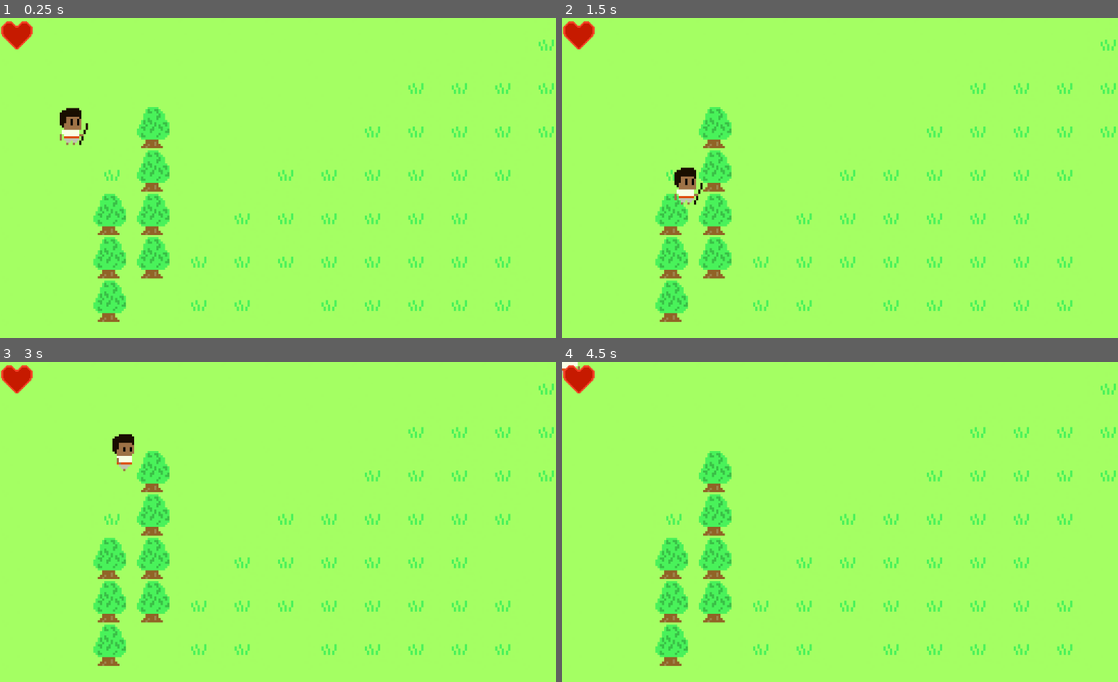
Above: before the commit, frames 1-4 (two rows, left to right).
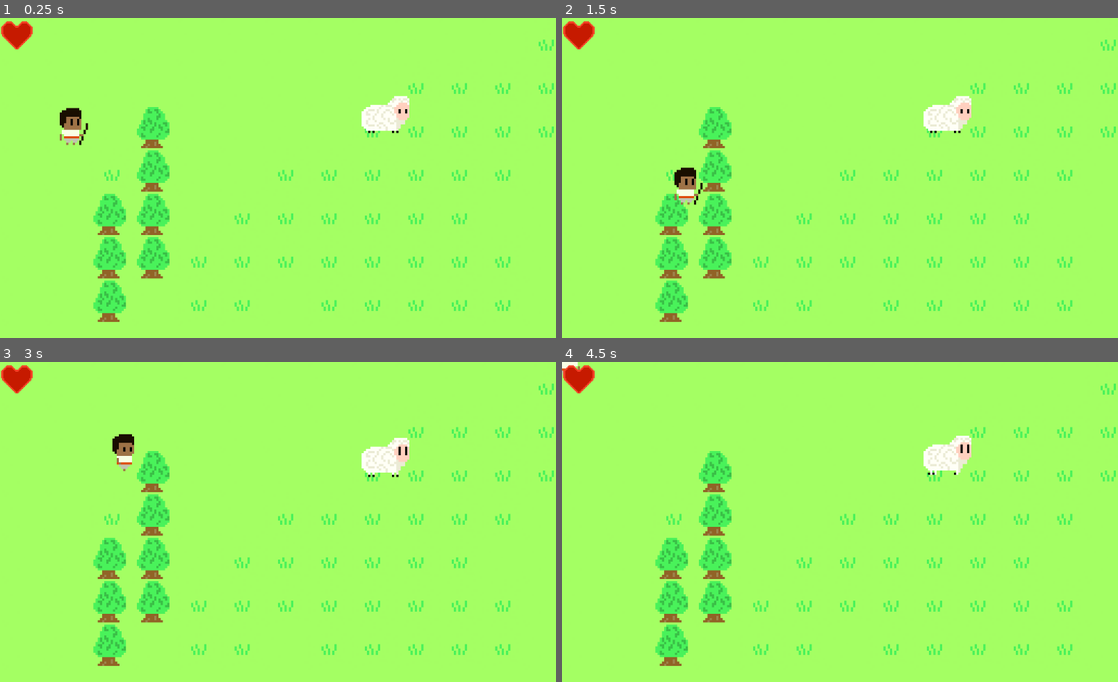
Above: after the commit, the same moments.

Repository: VitorDiasBode/Ludum-Dare-46
Game: Godot game, scene res://Test_Level.tscn
The game is run twice, just before and just after one commit, with the same random seed, the same clock (stepped at 60 frames per second) and the same inputs.
Inputs:
- Up to frame 1 (0.25 s): no input
- Up to frame 2 (1.5 s): hold D (move_right) 0.53-1.28 s; hold Shift (run) 0.53-1.28 s; tap Enter at 1.25 s; hold S (move_down) from 1.28 s (still down); tap Shift (run) at 1.35 s
- Up to frame 3 (3 s): release S (move_down) at 2.03 s; hold D (move_right) 2.03-2.78 s; hold Shift (run) 2.03-2.78 s; hold W (move_up) from 2.78 s (still down); tap Shift (run) at 2.85 s
- Up to frame 4 (4.5 s): release W (move_up) at 3.53 s; hold Shift (run) 3.53-4.28 s; hold A (move_left) from 3.53 s (still down); tap Space at 4.25 s; tap Shift (run) at 4.35 s

The runs differ from the first frame. In frame 1, 0.7% of the frame differs, in the area x 65-74%, y 24-37%; in frame 2, 0.7%; in frame 3, 0.8%; in frame 4, 0.8%, in the area x 65-74%, y 23-36%.

Commit message:
Sheep follow Behavior added

Diff:
--- a/Player/Player.gd
+++ b/Player/Player.gd
@@ -33,7 +33,6 @@
 	velocity = move_and_slide(velocity*speed)
 	set_animation()
 
-	print(speed)
 
 	if state == "idle":
 		speed = lerp(speed, 0, 0.5)
--- a/Player/Player.tscn
+++ b/Player/Player.tscn
@@ -41,7 +41,7 @@
 position = Vector2( 6.51608, -30.9514 )
 frames = SubResource( 2 )
 animation = "walk"
-frame = 2
+frame = 5
 playing = true
 
 [node name="Interface" type="CanvasLayer" parent="."]
@@ -49,7 +49,6 @@
 [node name="EnergyBar" type="TextureProgress" parent="Interface"]
 margin_right = 64.0
 margin_bottom = 64.0
-max_value = 100.0
 step = 0.0
 value = 100.0
 texture_under = ExtResource( 9 )
--- /dev/null
+++ b/Sheep/Sheep.gd
@@ -0,0 +1,24 @@
+extends KinematicBody2D
+
+var speed = 330
+var direction = Vector2()
+var state = "idle"
+var player
+
+func _physics_process(delta):
+	if state == "follow":
+		move_and_slide(direction*speed)
+
+
+
+func _on_Area2D_body_entered(body):
+	if body.is_in_group("Player"):
+		player = body
+		$Timer.start(0.2)
+
+
+
+func _on_Timer_timeout():
+	if global_position.distance_to(player.global_position) < 500:
+		direction = global_position.direction_to(player.global_position)
+		state = "follow"
--- /dev/null
+++ b/Sheep/Sheep.tscn
@@ -0,0 +1,45 @@
+[gd_scene load_steps=11 format=2]
+
+[ext_resource path="res://Sheep/Animations/sheep5.png" type="Texture" id=1]
+[ext_resource path="res://Sheep/Animations/sheep3.png" type="Texture" id=2]
+[ext_resource path="res://Sheep/Animations/sheep2.png" type="Texture" id=3]
+[ext_resource path="res://Sheep/Animations/sheep0.png" type="Texture" id=4]
+[ext_resource path="res://Sheep/Animations/sheep1.png" type="Texture" id=5]
+[ext_resource path="res://Sheep/Animations/sheep4.png" type="Texture" id=6]
+[ext_resource path="res://Sheep/Sheep.gd" type="Script" id=7]
+
+[sub_resource type="RectangleShape2D" id=1]
+extents = Vector2( 36.4569, 13.6097 )
+
+[sub_resource type="SpriteFrames" id=2]
+animations = [ {
+"frames": [ ExtResource( 4 ), ExtResource( 5 ), ExtResource( 3 ), ExtResource( 2 ), ExtResource( 6 ), ExtResource( 1 ) ],
+"loop": true,
+"name": "default",
+"speed": 5.0
+} ]
+
+[sub_resource type="RectangleShape2D" id=3]
+extents = Vector2( 86.7508, 47.7377 )
+
+[node name="Sheep" type="KinematicBody2D"]
+script = ExtResource( 7 )
+
+[node name="CollisionShape2D" type="CollisionShape2D" parent="."]
+position = Vector2( 0, 23.9495 )
+shape = SubResource( 1 )
+
+[node name="AnimatedSprite" type="AnimatedSprite" parent="."]
+frames = SubResource( 2 )
+frame = 4
+playing = true
+
+[node name="Area2D" type="Area2D" parent="."]
+
+[node name="CollisionShape2D" type="CollisionShape2D" parent="Area2D"]
+shape = SubResource( 3 )
+
+[node name="Timer" type="Timer" parent="."]
+[connection signal="body_entered" from="Area2D" to="." method="_on_Area2D_body_entered"]
+[connection signal="body_exited" from="Area2D" to="." method="_on_Area2D_body_exited"]
+[connection signal="timeout" from="Timer" to="." method="_on_Timer_timeout"]
--- a/Test_Level.tscn
+++ b/Test_Level.tscn
@@ -1,7 +1,8 @@
-[gd_scene load_steps=3 format=2]
+[gd_scene load_steps=4 format=2]
 
 [ext_resource path="res://Player/Player.tscn" type="PackedScene" id=1]
 [ext_resource path="res://Scenery/TileMap/TileSet.res" type="TileSet" id=2]
+[ext_resource path="res://Sheep/Sheep.tscn" type="PackedScene" id=3]
 
 [node name="World" type="Node2D"]
 
@@ -16,3 +17,6 @@
 
 [node name="Player" parent="." instance=ExtResource( 1 )]
 position = Vector2( 131.368, 233.271 )
+
+[node name="Sheep" parent="." instance=ExtResource( 3 )]
+position = Vector2( 710.279, 175.826 )
